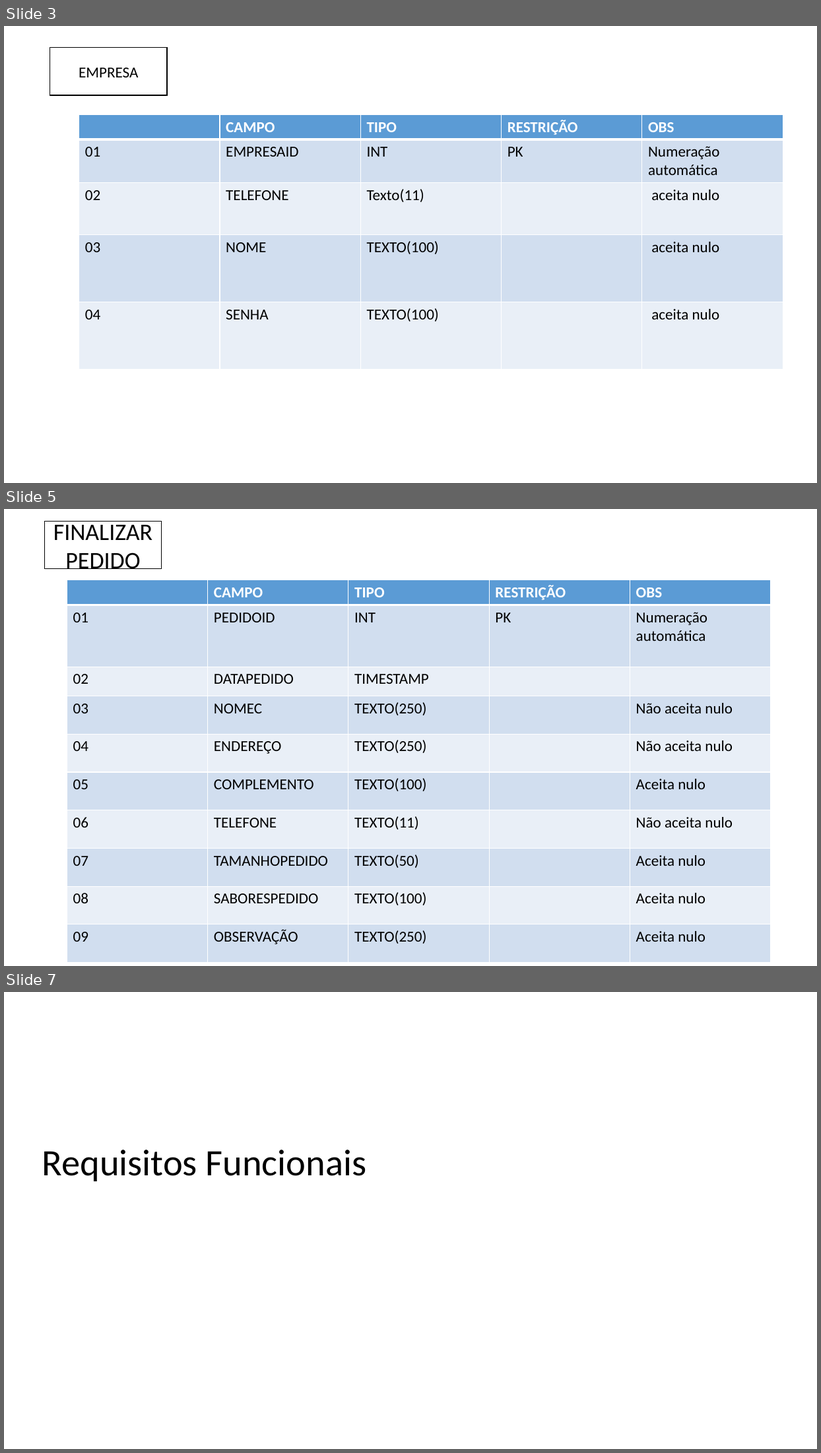
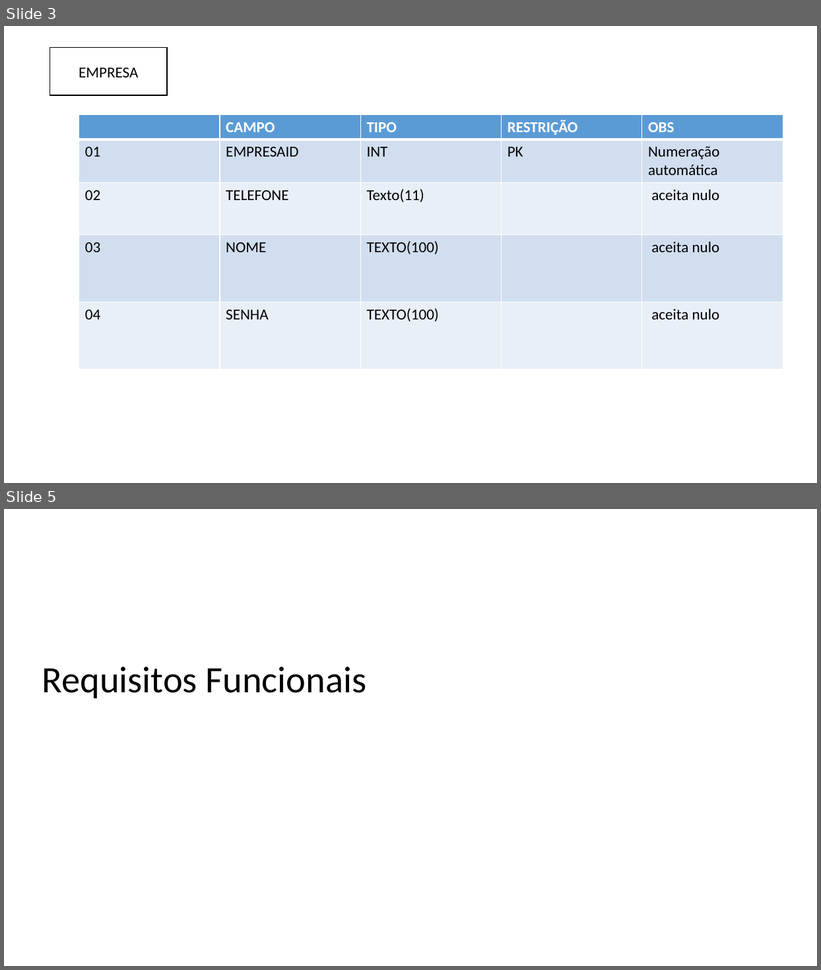
Before and after one commit to PedroAssencao/Cardapio, a slide deck: Cardápio/Documentação/Documentação Cardapio.pptx. Shown one above the other, each under a label of ours: slides 3, 5 and 7 before the commit, slides 3 and 5 after it; the slides between them are not shown. The pictures are 821x1453 and 821x970 pixels, drawn with LibreOffice and Linux fonts; fonts in the diff are those of the drawing. Boxes give left, top, right and bottom in pixels: in the first picture for what was removed or moved away, otherwise in the second. Text is boxed around its words. In the diff, an @@ line names an element or a change of style, - is before the commit and + after.

```diff
--- a/Cardápio/Documentação/Documentação Cardapio.pptx
+++ b/Cardápio/Documentação/Documentação Cardapio.pptx
@@ slide 5 removed at [4,509,817,966], background #FFFFFF @@
@@ rectangle removed at [44,521,161,569] @@
-FINALIZAR PEDIDO
@@ table removed at [67,580,772,962], 10 rows, 5 columns @@
- | CAMPO | TIPO | RESTRIÇÃO | OBS
-01 | PEDIDOID | INT | PK | Numeração automática
-02 | DATAPEDIDO | TIMESTAMP |  | 
-03 | NOMEC | TEXTO(250) |  | Não aceita nulo
-04 | ENDEREÇO | TEXTO(250) |  | Não aceita nulo
-05 | COMPLEMENTO | TEXTO(100) |  | Aceita nulo
-06 | TELEFONE | TEXTO(11) |  | Não aceita nulo
-07 | TAMANHOPEDIDO | TEXTO(50) |  | Aceita nulo
-08 | SABORESPEDIDO | TEXTO(100) |  | Aceita nulo
-09 | OBSERVAÇÃO | TEXTO(250) |  | Aceita nulo
@@ what was slide 7 is now slide 5 @@
```
Also in this commit, not shown: 4 slides changed, 1 other slide removed, 32 other files.
